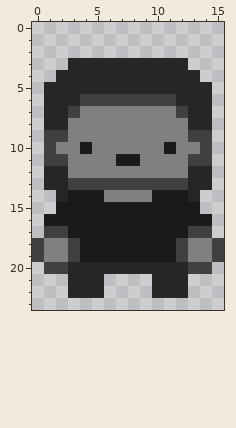
A pixel-art sprite gets an edit: Assets/Graphics/Girl.png. The picture above is the old version.
The file is 32x48 pixels, drawn in blocks of 2x2; one block is one cell here.
New version:
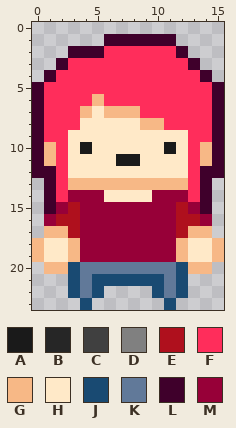
Palette (. is transparent): A #1a1a1a  B #262626  C #404040  D #808080  E #af101d  F #ff2d5b  G #f7b886  H #ffe9c8  J #194a72  K #617999  L #3f002b  M #970038
The exact change:
Changed rows in their new state; - is an unchanged pixel.
first column x 0:
 1 ------LLLLLL----
 2 ---LLLFFFFFFL---
 3 --LFFFFFFFFFFL--
 4 -LFFFFFFFFFFFFL-
 5 LFFFFFFFFFFFFFFL
 6 LFFFFGFFFFFFFFFL
 7 LFFFGHGGGFFFFFFL
 8 LFFFHHHHHGGFFFFL
 9 LFFHHHHHHHHHHFFL
10 LGFH-HHHHHH-HFGL
11 LGFHHHH--HHHHFGL
12 LLFHHHHHHHHHHFLL
13 -LFGGGGGGGGGGFL-
14 -LFMMMHHHHMMMFL-
15 -LMEMMMMMMMMEML-
16 -MEEMMMMMMMMEEM-
17 -GGEMMMMMMMMEGG-
18 GHHGMMMMMMMMGHHG
19 GHHGMMMMMMMMGHHG
20 -GGJKKKKKKKKJGG-
21 ---JKJJJJJJKJ---
22 ---JKJ----JKJ---
23 ----J------J----
